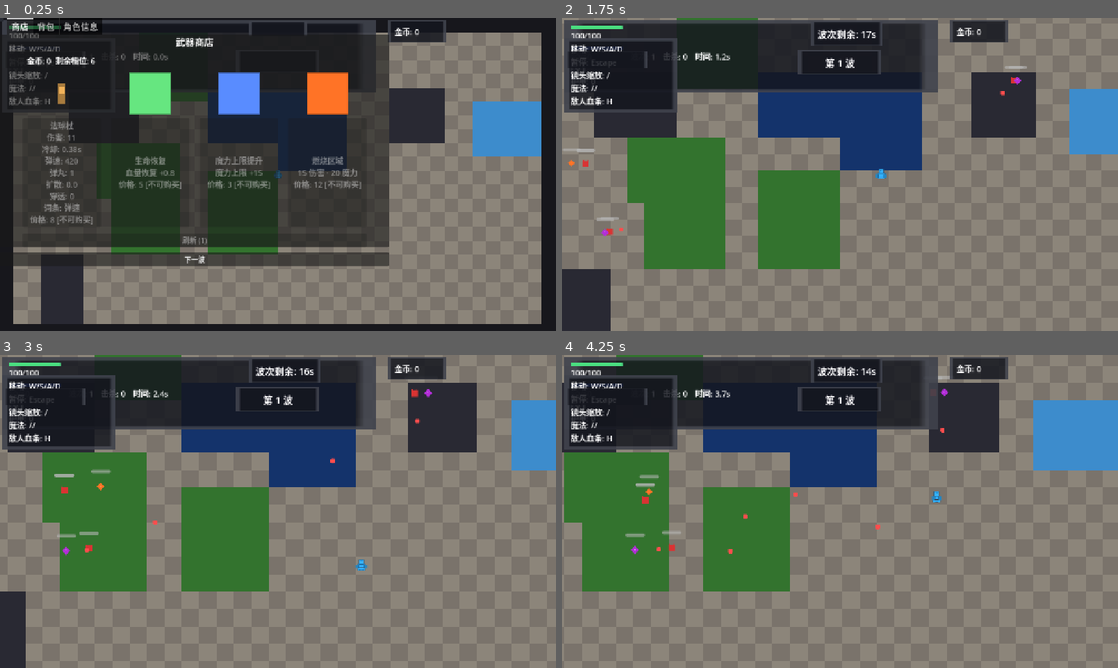
Above: before the commit, frames 1-4 (two rows, left to right).
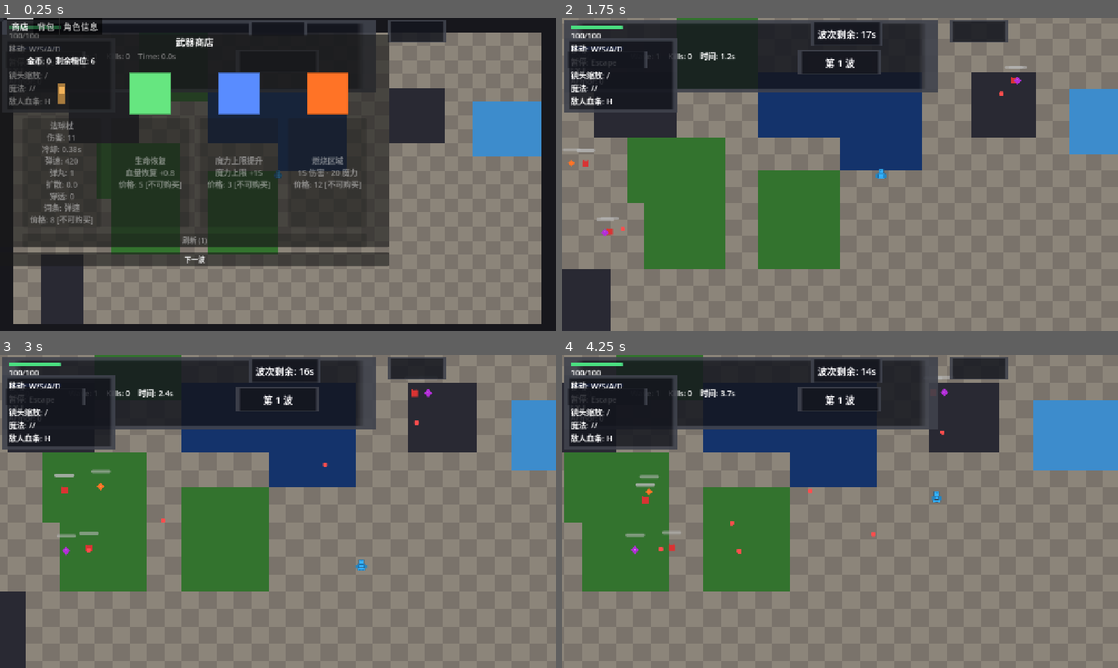
Above: after the commit, the same moments.

Repository: wanwenxin/godot-project-20260214
Game: Godot game, scene res://scenes/game.tscn
Same seed, same stepped clock (60 frames per second), same inputs: the game is played once before the commit and once after it. This scene is started directly instead of the project's main scene.
Inputs (mouse positions are in pixels of both pictures, inside the frame that each line leads up to):
- Up to frame 1 (0.25 s): no input
- Up to frame 2 (1.75 s): click "下一波" at 0.5 s; tap Enter at 1.25 s; move the mouse to (962, 158) at 1.27 s; hold D (move_right) from 1.28 s (still down); tap = (camera_zoom_in) at 1.35 s; click (962, 158) at 1.42 s
- Up to frame 3 (3 s): move the mouse to (166, 527) at 2.02 s; release D (move_right) at 2.03 s; hold S (move_down) 2.03-2.78 s; tap - (camera_zoom_out) at 2.1 s; move the mouse to (333, 442) at 2.77 s; hold D (move_right) from 2.78 s (still down); tap E (cast_magic) at 2.85 s
- Up to frame 4 (4.25 s): move the mouse to (812, 574) at 3.52 s; release D (move_right) at 3.53 s; hold W (move_up) from 3.53 s (still down); tap Right (magic_next) at 3.6 s; click (812, 574) at 3.67 s

The runs differ from the first frame. In frame 1, 0.2% of the frame differs, in the area x 20-76%, y 3-14%; in frame 2, 0.3%; in frame 3, 0.3%; in frame 4, 0.4%, in the area x 1-76%, y 3-64%.

Commit message:
对象池（子弹与掉落物）、 HUD 脏检查（减少无效 UI 更新）优化

Diff:
--- a/project.godot
+++ b/project.godot
@@ -17,6 +17,7 @@
 
 [autoload]
 
+ObjectPool="*res://scripts/autoload/object_pool.gd"
 LogManager="*res://scripts/autoload/log_manager.gd"
 AffixManager="*res://scripts/autoload/affix_manager.gd"
 GameManager="*res://scripts/autoload/game_manager.gd"
--- /dev/null
+++ b/scripts/autoload/object_pool.gd
@@ -0,0 +1,63 @@
+# ObjectPool 对象池：
+# - 对子弹、掉落物等高频实例化对象做池化，减少 instantiate/queue_free 开销
+# - acquire 从池中取或新建，recycle 回收到池，recycle_group 批量回收
+extends Node
+
+const POOL_META_KEY := "object_pool_scene_path"
+
+# scene_path -> Array[Node]，池中空闲节点
+var _pools: Dictionary = {}
+
+
+## [自定义] 从池中获取或实例化节点，加入 parent，并设置池标识供 recycle 使用。
+## 返回的节点需由调用方配置属性；回收时 bullet/pickup 会重置状态。
+## deferred=true 时使用 call_deferred 加入 parent，避免 physics flushing 报错（如 wave_manager 掉落）。
+func acquire(scene: PackedScene, parent: Node, deferred: bool = false) -> Node:
+	if scene == null:
+		return null
+	var path: String = scene.resource_path
+	var node: Node = null
+	if _pools.has(path) and _pools[path].size() > 0:
+		node = _pools[path].pop_back()
+	if node == null:
+		node = scene.instantiate()
+	if node == null:
+		return null
+	node.set_meta(POOL_META_KEY, path)
+	if deferred:
+		parent.call_deferred("add_child", node)
+	else:
+		parent.add_child(node)
+	return node
+
+
+## [自定义] 将节点回收到池。
+## 若节点带 pool_key 则回收，否则 queue_free（兼容非池化实例）。
+func recycle(node: Node) -> void:
+	if node == null or not is_instance_valid(node):
+		return
+	var path: String = node.get_meta(POOL_META_KEY, "")
+	if path == "":
+		node.queue_free()
+		return
+	var parent: Node = node.get_parent()
+	if parent == null:
+		# 已脱离场景树，可能重复回收，忽略
+		return
+	parent.remove_child(node)
+	if not _pools.has(path):
+		_pools[path] = []
+	_pools[path].append(node)
+	# 若节点有 reset_for_pool 方法，调用以重置状态（如 bullet 清空 _hit_targets）
+	if node.has_method("reset_for_pool"):
+		node.reset_for_pool()
+
+
+## [自定义] 批量回收指定组内所有可池化节点。
+func recycle_group(group_name: String) -> void:
+	var tree := Engine.get_main_loop() as SceneTree
+	if tree == null:
+		return
+	for node in tree.get_nodes_in_group(group_name):
+		if is_instance_valid(node) and node.get_meta(POOL_META_KEY, "") != "":
+			recycle(node)
--- a/scripts/bullet.gd
+++ b/scripts/bullet.gd
@@ -23,6 +23,11 @@
 var _hit_targets: Dictionary = {}  # 已命中目标 instance_id，用于同目标去重
 
 @onready var sprite: Sprite2D = $Sprite2D
+
+
+## [自定义] 对象池回收时重置状态，避免残留 _hit_targets 等。
+func reset_for_pool() -> void:
+	_hit_targets.clear()
 @onready var collision_shape: CollisionShape2D = $CollisionShape2D
 
 
@@ -72,12 +77,12 @@
 		# 敌人子弹：出界前不消失，仅当超出可玩区域时销毁。
 		var bounds := _get_destroy_bounds()
 		if not bounds.has_point(global_position):
-			queue_free()
+			_recycle_or_free()
 	else:
 		# 玩家子弹：沿用 life_time 逻辑。
 		life_time -= delta
 		if life_time <= 0.0:
-			queue_free()
+			_recycle_or_free()
 
 
 ## [自定义] 获取子弹销毁边界：优先用游戏可玩区域，否则用视口加边距。
@@ -140,4 +145,12 @@
 	if remaining_pierce > 0:
 		remaining_pierce -= 1
 		return
-	queue_free()
+	_recycle_or_free()
+
+
+## [自定义] 优先回收到对象池，非池化实例则 queue_free。
+func _recycle_or_free() -> void:
+	if get_meta("object_pool_scene_path", "") != "":
+		ObjectPool.recycle(self)
+	else:
+		queue_free()
--- a/scripts/enemy_boss.gd
+++ b/scripts/enemy_boss.gd
@@ -22,8 +22,9 @@
 	if _shoot_cd > 0.0 or bullet_scene == null:
 		return
 	var to_player := (player_ref.global_position - global_position).normalized()
+	var root := get_tree().current_scene
 	for i in range(3):
-		var bullet := bullet_scene.instantiate()
+		var bullet := ObjectPool.acquire(bullet_scene, root)
 		if bullet == null:
 			continue
 		var offset_deg := lerpf(-18.0, 18.0, float(i) / 2.0)
@@ -32,5 +33,4 @@
 		bullet.set("speed", 180.0)
 		bullet.set("damage", 11)
 		bullet.set("hit_player", true)
-		get_tree().current_scene.add_child(bullet)
 	_shoot_cd = fire_rate
--- a/scripts/enemy_ranged.gd
+++ b/scripts/enemy_ranged.gd
@@ -38,12 +38,12 @@
 
 	_shoot_cd = max(_shoot_cd - delta, 0.0)
 	if _shoot_cd <= 0.0 and bullet_scene != null:
-		# 复用通用 bullet 场景，通过 hit_player 区分阵营。
-		var bullet = bullet_scene.instantiate()
+		# 复用通用 bullet 场景，通过 hit_player 区分阵营；对象池 acquire 减少实例化开销。
+		var root := get_tree().current_scene
+		var bullet := ObjectPool.acquire(bullet_scene, root)
 		bullet.global_position = global_position
 		bullet.set("direction", dir)
 		bullet.set("speed", 190.0)
 		bullet.set("damage", 8)
 		bullet.set("hit_player", true)
-		get_tree().current_scene.add_child(bullet)
 		_shoot_cd = fire_rate
--- a/scripts/game.gd
+++ b/scripts/game.gd
@@ -289,14 +289,13 @@
 
 
 ## [自定义] 清除场景中所有敌人与子弹，波次重载时调用。
+## 子弹使用对象池 recycle_group 批量回收，避免 queue_free 开销。
 func _clear_remaining_enemies_and_bullets() -> void:
 	# 波次结束时清除未击败的敌人与所有飞行子弹。
 	for enemy in get_tree().get_nodes_in_group("enemies"):
 		if is_instance_valid(enemy):
 			enemy.queue_free()
-	for node in get_tree().get_nodes_in_group("bullets"):
-		if is_instance_valid(node):
-			node.queue_free()
+	ObjectPool.recycle_group("bullets")
 
 
 ## [系统] 波次 wave_cleared 信号回调，判断通关或进入升级/商店流程。
--- a/scripts/magic/fire_bolt.gd
+++ b/scripts/magic/fire_bolt.gd
@@ -19,7 +19,8 @@
 	if target_dir.length_squared() < 0.01:
 		return false
 	var bullet_scene: PackedScene = preload("res://scenes/bullet.tscn")
-	var bullet = bullet_scene.instantiate() as Area2D
+	var root: Node = caster.get_tree().current_scene
+	var bullet := ObjectPool.acquire(bullet_scene, root) as Area2D
 	if bullet == null:
 		return false
 	bullet.global_position = caster.global_position
@@ -32,5 +33,4 @@
 	bullet.set("bullet_type", "laser")
 	bullet.set("bullet_color", Color(1.0, 0.4, 0.1, 1.0))
 	bullet.set("owner_ref", caster)
-	caster.get_tree().current_scene.add_child(bullet)
 	return true
--- a/scripts/magic/ice_shard.gd
+++ b/scripts/magic/ice_shard.gd
@@ -16,7 +16,8 @@
 	if target_dir.length_squared() < 0.01:
 		return false
 	var bullet_scene: PackedScene = preload("res://scenes/bullet.tscn")
-	var bullet = bullet_scene.instantiate() as Area2D
+	var root: Node = caster.get_tree().current_scene
+	var bullet := ObjectPool.acquire(bullet_scene, root) as Area2D
 	if bullet == null:
 		return false
 	bullet.global_position = caster.global_position
@@ -29,5 +30,4 @@
 	bullet.set("bullet_type", "laser")
 	bullet.set("bullet_color", Color(0.4, 0.7, 1.0, 1.0))
 	bullet.set("owner_ref", caster)
-	caster.get_tree().current_scene.add_child(bullet)
 	return true
--- a/scripts/pickup.gd
+++ b/scripts/pickup.gd
@@ -2,6 +2,7 @@
 
 # 掉落物：金币或治疗，玩家接触后生效并销毁；带初始向上飘动。
 # 金币支持吸收范围：靠近时飞向玩家并有缩放动画。
+# 支持对象池：acquire 时由 wave_manager 配置，recycle 时 reset_for_pool 重置。
 @export var pickup_type := "coin"  # "coin" 或 "heal"
 @export var value := 1  # 金币数量或治疗量
 @export var life_time := 10.0  # 超时未拾取则销毁（秒）
@@ -40,7 +41,7 @@
 func _process(delta: float) -> void:
 	life_time -= delta
 	if life_time <= 0.0:
-		queue_free()
+		_recycle_or_free()
 		return
 	# 金币：检测玩家距离，进入吸收范围后飞向玩家并缩小。
 	if pickup_type == "coin":
@@ -75,7 +76,44 @@
 	elif pickup_type == "heal" and player.has_method("heal"):
 		player.heal(value)
 	AudioManager.play_pickup()
-	queue_free()
+	_recycle_or_free()
+
+
+## [自定义] 对象池 acquire 后由 wave_manager 调用，配置类型与数值并更新纹理。
+func configure_for_spawn(p_type: String, val: int) -> void:
+	pickup_type = p_type
+	value = maxi(1, val)
+	var tex: Texture2D = null
+	if pickup_type == "heal":
+		if texture_heal != "" and ResourceLoader.exists(texture_heal):
+			tex = load(texture_heal) as Texture2D
+		if tex == null:
+			tex = PixelGenerator.generate_pickup_sprite(true)
+	else:
+		if texture_coin != "" and ResourceLoader.exists(texture_coin):
+			tex = load(texture_coin) as Texture2D
+		if tex == null:
+			tex = PixelGenerator.generate_pickup_sprite(false)
+		_apply_coin_visual_by_value()
+	if sprite:
+		sprite.texture = tex
+
+
+## [自定义] 对象池回收时重置状态，供下次 acquire 使用。
+func reset_for_pool() -> void:
+	life_time = 10.0  # 恢复默认超时
+	_velocity = Vector2(randf_range(-20.0, 20.0), randf_range(-30.0, -10.0))
+	_absorbing = false
+	if sprite:
+		sprite.scale = Vector2(1.0, 1.0)
+
+
+## [自定义] 优先回收到对象池，非池化实例则 queue_free。
+func _recycle_or_free() -> void:
+	if get_meta("object_pool_scene_path", "") != "":
+		ObjectPool.recycle(self)
+	else:
+		queue_free()
 
 
 func _on_body_entered(body: Node) -> void:
--- a/scripts/ui/hud.gd
+++ b/scripts/ui/hud.gd
@@ -72,6 +72,9 @@
 var _last_mana_max := 1.0
 var _last_armor := 0
 var _magic_panel: PanelContainer  # 左下角魔法面板
+# 魔法冷却节流：remaining_cd 变化阈值（秒），低于此值不更新冷却遮罩
+const MAGIC_CD_UPDATE_THRESHOLD := 0.05
+var _last_magic_cd_per_slot: Array[float] = []  # 每槽上次显示的 remaining_cd
 var _magic_slots: Array = []  # 每项 {panel, icon, cd_overlay}
 
 const HUD_FONT_SIZE := 18  # 统一基准字号，便于阅读
@@ -203,6 +206,9 @@
 
 
 func set_health(current: int, max_value: int) -> void:
+	# 脏检查：值未变则跳过，减少每帧 StyleBox 重建与 Label 赋值
+	if current == _last_health_current and max_value == _last_health_max:
+		return
 	_last_health_current = current
 	_last_health_max = max_value
 	if health_bar:
@@ -230,16 +236,22 @@
 
 
 func set_wave(value: int) -> void:
+	if value == _last_wave:
+		return
 	_last_wave = value
 	wave_label.text = LocalizationManager.tr_key("hud.wave", {"value": value})
 
 
 func set_kills(value: int) -> void:
+	if value == _last_kills:
+		return
 	_last_kills = value
 	kill_label.text = LocalizationManager.tr_key("hud.kills", {"value": value})
 
 
 func set_survival_time(value: float) -> void:
+	if is_equal_approx(value, _last_time):
+		return
 	_last_time = value
 	timer_label.text = LocalizationManager.tr_key("hud.time", {"value": "%.1f" % value})
 
@@ -249,13 +261,18 @@
 
 
 func set_currency(value: int) -> void:
+	if value == _last_currency:
+		return
 	_last_currency = value
 	_currency_label.text = LocalizationManager.tr_key("hud.gold", {"value": value})
 
 
 func set_experience(current: int, threshold: int) -> void:
+	var th := maxi(threshold, 1)
+	if current == _last_exp_current and th == _last_exp_threshold:
+		return
 	_last_exp_current = current
-	_last_exp_threshold = maxi(threshold, 1)
+	_last_exp_threshold = th
 	if exp_bar:
 		exp_bar.min_value = 0.0
 		exp_bar.max_value = float(_last_exp_threshold)
@@ -263,14 +280,20 @@
 
 
 func set_level(level: int) -> void:
+	if level == _last_level:
+		return
 	_last_level = level
 	if level_label:
 		level_label.text = LocalizationManager.tr_key("hud.level", {"value": level})
 
 
 func set_mana(current: float, max_value: float) -> void:
+	var max_val := maxf(max_value, 1.0)
+	# 脏检查：魔力变化频率低，值未变则跳过
+	if is_equal_approx(current, _last_mana_current) and is_equal_approx(max_val, _last_mana_max):
+		return
 	_last_mana_current = current
-	_last_mana_max = maxf(max_value, 1.0)
+	_last_mana_max = max_val
 	if mana_bar:
 		mana_bar.min_value = 0.0
 		mana_bar.max_value = _last_mana_max
@@ -289,16 +312,41 @@
 
 
 func set_armor(value: int) -> void:
+	if value == _last_armor:
+		return
 	_last_armor = value
 	if armor_label:
 		armor_label.text = LocalizationManager.tr_key("hud.armor", {"value": value})
 
 
 ## 更新左下角魔法面板：magic_data 为 get_magic_ui_data() 返回的数组。
+## 魔法冷却遮罩按 remaining_cd 变化阈值（0.05s）节流，减少无效更新。
 func set_magic_ui(magic_data: Array) -> void:
 	if _magic_panel == null:
 		return
 	_magic_panel.visible = not magic_data.is_empty()
+	# 脏检查：若各槽 is_current、icon_path、remaining_cd（阈值内）均未变则跳过
+	var need_update := false
+	if magic_data.size() != _last_magic_cd_per_slot.size():
+		need_update = true
+		_last_magic_cd_per_slot.resize(magic_data.size())
+		_last_magic_cd_per_slot.fill(-1.0)
+	if not need_update:
+		for i in range(mini(_magic_slots.size(), magic_data.size())):
+			var data: Dictionary = magic_data[i]
+			var remaining: float = float(data.get("remaining_cd", 0.0))
+			var is_current: bool = data.get("is_current", false)
+			var icon_path: String = str(data.get("icon_path", ""))
+			var last_cd: float = _last_magic_cd_per_slot[i] if i < _last_magic_cd_per_slot.size() else -1.0
+			if abs(remaining - last_cd) > MAGIC_CD_UPDATE_THRESHOLD:
+				need_update = true
+				break
+			# 简化：仅按 cd 节流，is_current/icon 变化频率低，若 cd 未超阈值则整体可跳过
+		# 注：is_current 切换时需立即更新边框，故不能仅靠 cd。改为：任意槽有显著变化则更新
+		# 为简化，若 need_update 仍为 false，检查 is_current 与 icon 是否变化（需额外缓存）
+		# 实际中 is_current 仅切换魔法时变，icon 不变，主要开销在 cd_overlay。按 cd 节流即可。
+	if not need_update:
+		return
 	for i in range(_magic_slots.size()):
 		var slot: Dictionary = _magic_slots[i]
 		var panel: Panel = slot.panel
@@ -324,6 +372,11 @@
 			cd_overlay.offset_bottom = 4 + (MAGIC_SLOT_SIZE - 8) * ratio
 		else:
 			cd_overlay.visible = false
+		# 更新缓存供下次脏检查
+		if i >= _last_magic_cd_per_slot.size():
+			_last_magic_cd_per_slot.resize(i + 1)
+			_last_magic_cd_per_slot.fill(-1.0)
+		_last_magic_cd_per_slot[i] = remaining
 
 
 func set_intermission_countdown(seconds_left: float) -> void:
@@ -334,10 +387,17 @@
 	_intermission_label.text = LocalizationManager.tr_key("hud.next_wave", {"value": "%.1f" % seconds_left})
 
 
+var _last_wave_countdown := -1.0  # 波次倒计时脏检查缓存
+
 func set_wave_countdown(seconds_left: float) -> void:
 	if seconds_left <= 0.0:
-		_wave_countdown_label.visible = false
-		return
+		if _last_wave_countdown > 0.0:  # 仅当从正变零时更新
+			_last_wave_countdown = 0.0
+			_wave_countdown_label.visible = false
+		return
+	if is_equal_approx(seconds_left, _last_wave_countdown):
+		return
+	_last_wave_countdown = seconds_left
 	_wave_countdown_label.visible = true
 	_wave_countdown_label.text = LocalizationManager.tr_key("hud.wave_countdown", {"value": "%.0f" % seconds_left})
 
--- a/scripts/wave_manager.gd
+++ b/scripts/wave_manager.gd
@@ -329,11 +329,10 @@
 		var coin_value := 2 + int(current_wave / 3.0)
 		_spawn_coin_drop(enemy.global_position, coin_value)
 	elif r < coin_drop_chance + heal_drop_chance and heal_pickup_scene != null:
-		var heal := heal_pickup_scene.instantiate()
+		var root := get_tree().current_scene
+		var heal := ObjectPool.acquire(heal_pickup_scene, root, true)
 		heal.global_position = enemy.global_position
-		heal.pickup_type = "heal"
-		heal.value = 6 + int(current_wave / 3.0)
-		get_tree().current_scene.call_deferred("add_child", heal)
+		heal.configure_for_spawn("heal", 6 + int(current_wave / 3.0))
 
 
 ## [自定义] Boss 死亡时额外生成金币掉落。
@@ -349,15 +348,14 @@
 
 
 ## [自定义] 在指定位置生成金币掉落物，使用 coin_pickup_scene。
+## 对象池 acquire(deferred=true) 避免 physics flushing 报错。
 func _spawn_coin_drop(spawn_position: Vector2, coin_value: int) -> void:
 	if coin_pickup_scene == null:
 		return
-	var coin := coin_pickup_scene.instantiate()
+	var root := get_tree().current_scene
+	var coin := ObjectPool.acquire(coin_pickup_scene, root, true)
 	coin.global_position = spawn_position
-	coin.pickup_type = "coin"
-	coin.value = maxi(1, coin_value)
-	# 在物理回调链里延迟 add_child，避免 flushing_queries 报错。
-	get_tree().current_scene.call_deferred("add_child", coin)
+	coin.configure_for_spawn("coin", coin_value)
 
 
 ## [自定义] 判断敌人是否为 Boss 类型（用于额外掉落）。
--- a/scripts/weapons/weapon_ranged_base.gd
+++ b/scripts/weapons/weapon_ranged_base.gd
@@ -41,8 +41,9 @@
 	var base_direction: Vector2 = (target.global_position - global_position).normalized()
 	var bullets := maxi(1, pellet_count)
 	var did_shoot := false
+	var root := get_tree().current_scene
 	for i in range(bullets):
-		var bullet := bullet_scene.instantiate() as Node2D
+		var bullet := ObjectPool.acquire(bullet_scene, root) as Node2D
 		if bullet == null:
 			continue
 		var offset_deg := 0.0
@@ -64,7 +65,6 @@
 		bullet.set("collision_radius", bullet_collision_radius)
 		if is_instance_valid(_owner_ref):
 			bullet.set("owner_ref", _owner_ref)
-		get_tree().current_scene.add_child(bullet)
 		did_shoot = true
 	if did_shoot:
 		if bullet_type != "":
Not shown, added: scripts/autoload/object_pool.gd.uid
Not shown, changed: docs/CODE_INDEX.md
Not shown, changed: docs/DEVELOPER_GUIDE.md
